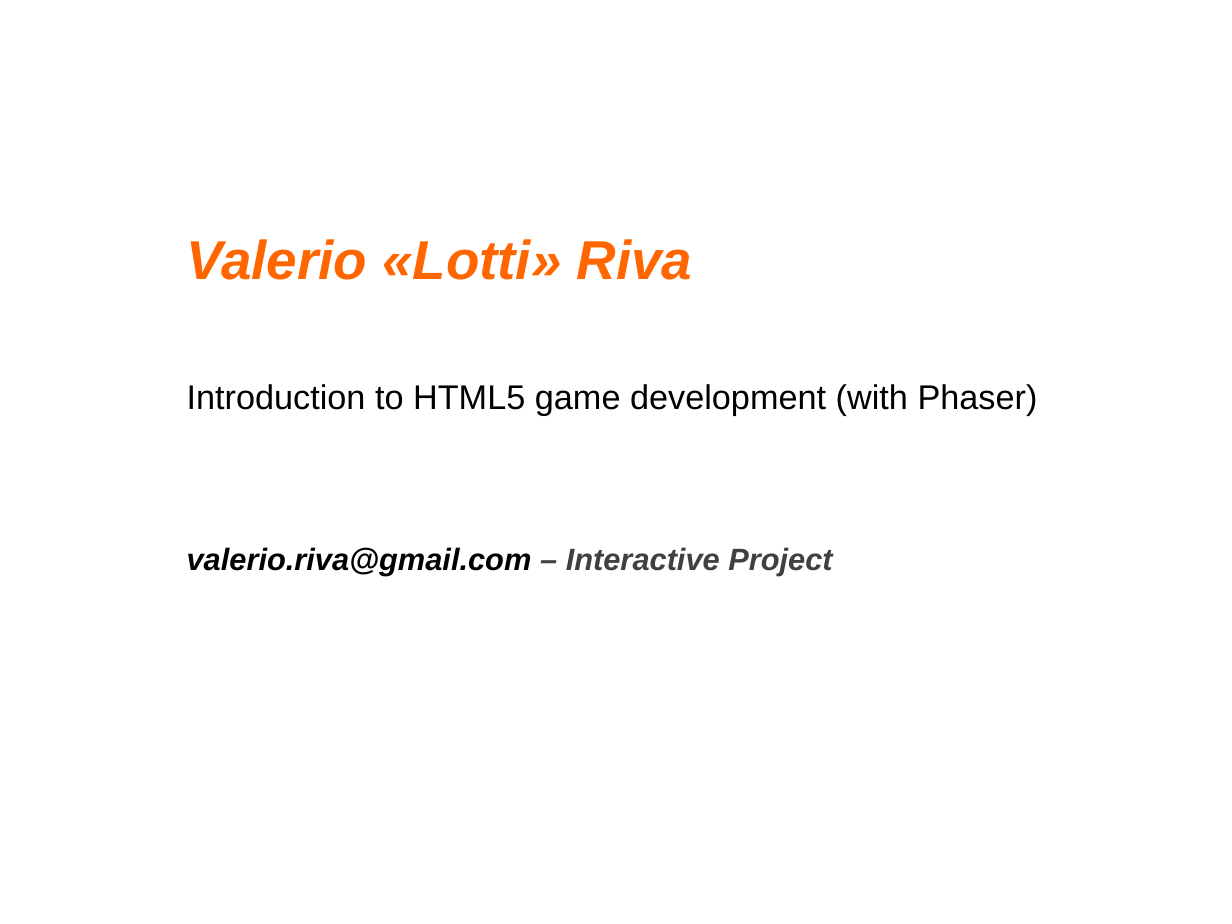
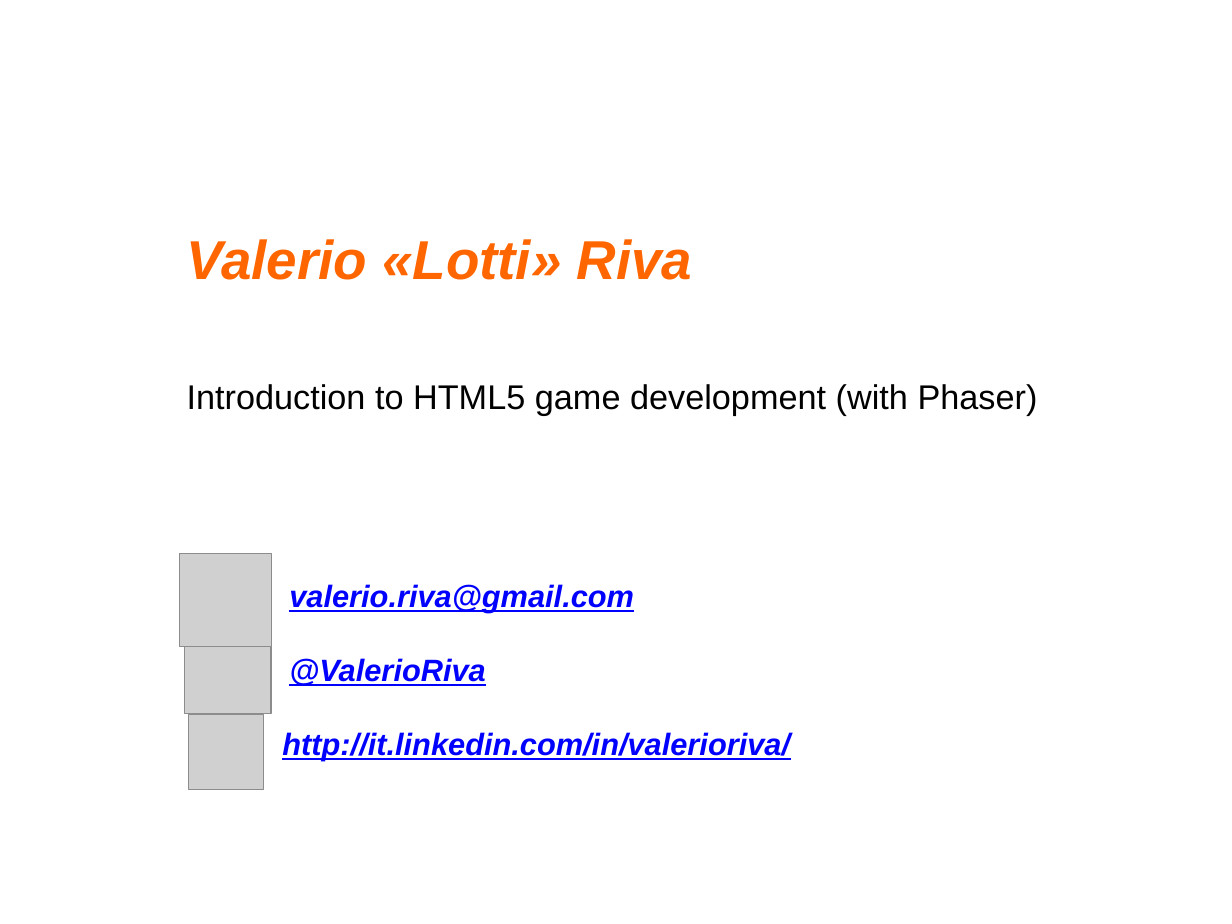
Before and after one commit to Lotti/codemotion2014, a slide deck: slide 1 of codemotion.pptx. Drawn at 1232x924 pixels with LibreOffice and Linux fonts; fonts in the diff are those of the drawing; grey boxes stand for pictures; background and template pictures are left out. Boxes give left, top, right and bottom in pixels: in the first picture for what was removed or moved away, otherwise in the second. Text is boxed around its words. In the diff, an @@ line names an element or a change of style, - is before the commit and + after.

```diff
--- a/codemotion.pptx
+++ b/codemotion.pptx
@@ picture added at [180,554,272,647] @@
@@ text at [282,584,790,761]: text changed; text colour #000000 to #0000FF @@
-valerio.riva@gmail.com – Interactive Project
+valerio.riva@gmail.com
+@ValerioRiva
+http://it.linkedin.com/in/valerioriva/
@@ picture added at [185,627,271,713] @@
@@ picture added at [188,715,264,790] @@
```
Also in this commit, not shown: 7 other slides changed, 9 other files.
